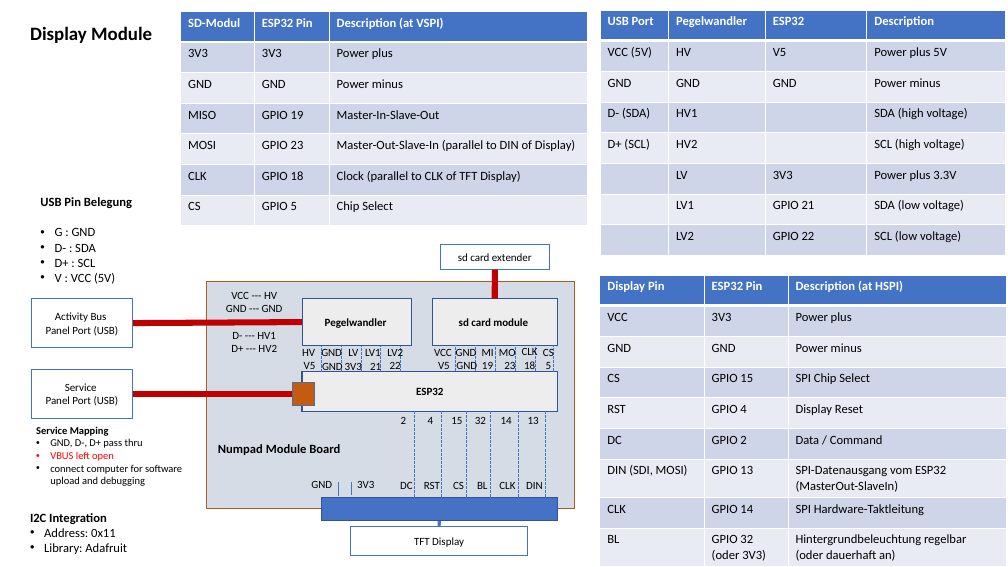
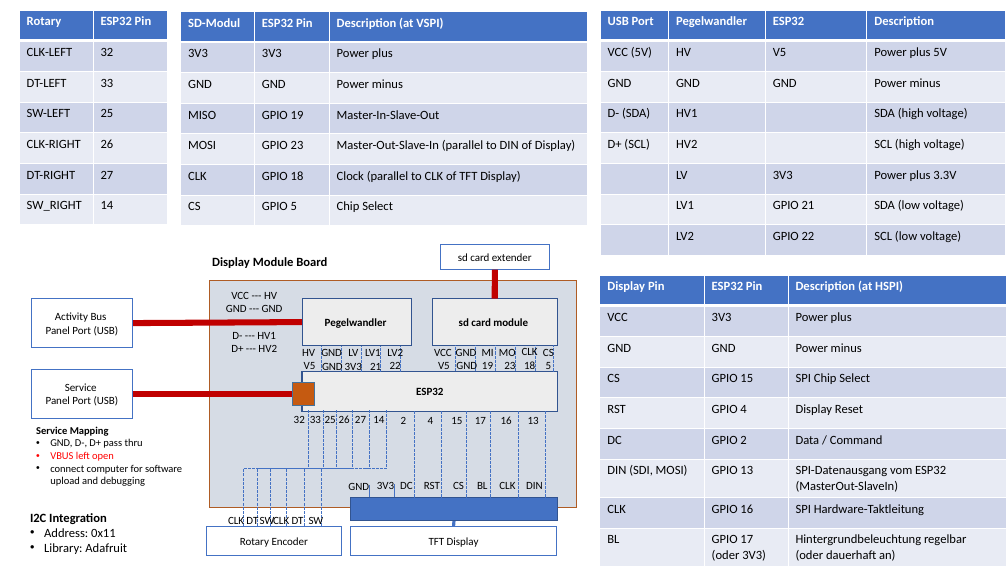
Before and after one commit to jeskes/activityboard, a slide deck: slide 19 of Activityboard.pptx. Drawn at 1008x567 pixels with LibreOffice and Linux fonts; fonts in the diff are those of the drawing. Boxes give left, top, right and bottom in pixels: in the first picture for what was removed or moved away, otherwise in the second. Text is boxed around its words. In the diff, an @@ line names an element or a change of style, - is before the commit and + after.

```diff
--- a/Activityboard.pptx
+++ b/Activityboard.pptx
@@ table added at [19,10,168,225], 7 rows, 2 columns @@
+Rotary | ESP32 Pin
+CLK-LEFT | 32
+DT-LEFT | 33
+SW-LEFT | 25
+CLK-RIGHT | 26
+DT-RIGHT | 27
+SW_RIGHT | 14
@@ title removed at [30,26,152,43] @@
-Display Module
@@ text removed at [40,197,132,284] @@
-USB Pin Belegung
-• G : GND
-• D- : SDA
-• D+ : SCL
-• V : VCC (5V)
@@ text at [212,257,327,268]: text changed @@
-Numpad Module Board
+Display Module Board
@@ table at [600,275,1006,566] @@
-row 8, column 2: GPIO 14
+row 8, column 2: GPIO 16
-row 9, column 2: GPIO 32 (oder 3V3)
+row 9, column 2: GPIO 17 (oder 3V3)
@@ elbow line added from (243, 526) to (309, 411), #4472C4 1 pt dashed @@
@@ elbow line added from (258, 526) to (323, 411), #4472C4 1 pt dashed @@
@@ elbow line added from (271, 526) to (337, 411), #4472C4 1 pt dashed @@
@@ elbow line added from (287, 526) to (352, 411), #4472C4 1 pt dashed @@
@@ text added at [294,416,305,423], 10.5 pt, text #000000 @@
+32
@@ elbow line added from (305, 526) to (370, 411), #4472C4 1 pt dashed @@
@@ text added at [310,416,321,423], 10.5 pt, text #000000 @@
+33
@@ elbow line added from (321, 526) to (387, 411), #4472C4 1 pt dashed @@
@@ text added at [325,416,336,423], 10.5 pt, text #000000 @@
+25
@@ text added at [339,415,350,423], 10.5 pt, text #000000 @@
+26
@@ text added at [355,416,366,423], 10.5 pt, text #000000 @@
+27
@@ text "14": place and size @@
-text "14" at [501,417,512,424]
+text "14" at [373,416,384,423]
@@ text at [475,417,486,424]: text changed @@
-32
+17
@@ text "GND": place and size @@
-text "GND" at [311,481,332,488]
+text "GND" at [348,483,369,490]
@@ text "3V3": place and size @@
-text "3V3" at [357,481,374,488]
+text "3V3" at [377,482,394,489]
@@ rectangle: place and size @@
-rectangle at [321,498,557,520]
+rectangle at [351,498,558,520]
@@ line moved from (339, 482) - (339, 496) to (369, 485) - (369, 498) @@
@@ line moved from (352, 482) - (352, 495) to (394, 484) - (394, 498) @@
@@ rectangle added at [207,526,342,556], fill #FFFFFF, outline #4472C4 1 pt, 10.5 pt, text #000000 @@
+Rotary Encoder
@@ text added at [228,515,244,527], 10.5 pt, text #000000 @@
+CLK
@@ text added at [246,515,258,527], 10.5 pt, text #000000 @@
+DT
@@ text added at [260,515,275,527], 10.5 pt, text #000000 @@
+SW
@@ text added at [273,515,289,527], 10.5 pt, text #000000 @@
+CLK
@@ text added at [292,517,304,527], 10.5 pt, text #000000 @@
+DT
@@ text added at [309,515,324,527], 10.5 pt, text #000000 @@
+SW
@@ rectangle "TFT Display": place and size @@
-rectangle "TFT Display" at [351,527,528,556]
+rectangle "TFT Display" at [351,527,557,556]
@@ line moved from (439, 527) - (439, 521) to (454, 527) - (454, 521) @@
```
Also in this commit, not shown: 3 other slides changed, 2 slides added.
